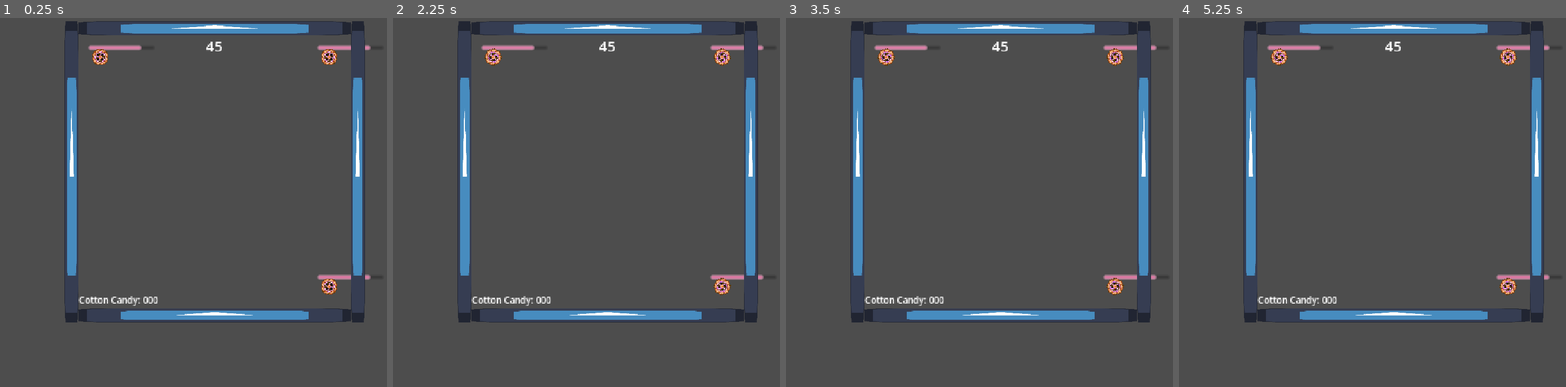
Above: before the commit, frames 1-4 (left to right).
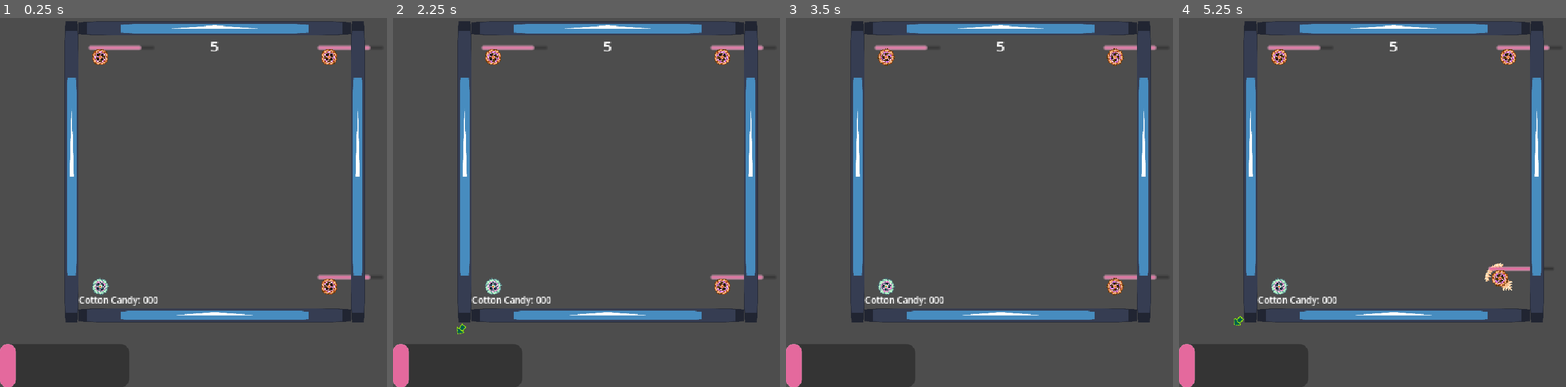
Above: after the commit, the same moments.

Repository: We-ALL-Play-Warthunder-Not-Just-Me/verySeriousSpinningCottonCandyGame
Game: Godot game, scene res://main_game.tscn
Two runs of this game, one before a commit and one after it. Both use one fixed random seed, a clock stepped at 60 frames per second and the inputs below. The engine's default icon, where the game draws it, is replaced by a stand-in: a white triangle on a blue panel in a dark square.
Inputs (mouse positions are in pixels of both pictures, inside the frame that each line leads up to):
- Up to frame 1 (0.25 s): no input
- Up to frame 2 (2.25 s): move the mouse to (702, 150) at 0.52 s; press the mouse at (702, 150) at 0.53 s; move the mouse to (520, 195) at 1.27 s; release the mouse at (520, 195) at 1.28 s; tap R at 1.35 s; tap Enter at 2 s; move the mouse to (652, 77) at 2.02 s; press the mouse at (652, 77) at 2.03 s
- Up to frame 3 (3.5 s): move the mouse to (979, 257) at 2.77 s; release the mouse at (979, 257) at 2.78 s; tap R at 2.85 s
- Up to frame 4 (5.25 s): tap Space at 3.5 s; move the mouse to (1523, 235) at 3.52 s; press the mouse at (1523, 235) at 3.53 s; move the mouse to (1264, 106) at 4.27 s; release the mouse at (1264, 106) at 4.28 s; tap R at 4.35 s; move the mouse to (1415, 172) at 5.02 s; press the mouse at (1415, 172) at 5.03 s

The runs differ from the first frame. In frame 1, 4.0% of the frame differs, in the area x 0-58%, y 6-100%; in frame 2, 4.4%; in frame 3, 4.0%; in frame 4, 4.8%, in the area x 0-99%, y 6-100%.

Commit message:
Dictionaries and Candy!
Making a way to temporarily store candy values for the round for the sake of having a "win" condition later to award the player with even more or less candy depending on how they do in the round. Also, added it in so that the values are displayed at the end. Up next is enemy respawning.

Diff:
--- a/Enemies/enemy.gd
+++ b/Enemies/enemy.gd
@@ -14,6 +14,7 @@
 var dash_time = 3
 var dash_countdown
 var can_dash = true
+var candy_multiplier = randi_range(1, 3)
 
 func _ready() -> void:
 	final_wait_time = randf_range(min_wait_time, max_wait_time)
@@ -50,8 +51,6 @@
 	var final_power = randi_range(min_power, max_power)
 	var force = (direction_to_target * final_power).limit_length(max_power)
 	self.apply_force(force * max_amplifier)
-	print(self.position.direction_to(target.position))
-	pass
 
 func pick_target():
 	var active_spinners = spinners.get_child_count()
@@ -60,5 +59,5 @@
 	if chosen_target.name == self.name:
 		pick_target()
 	else:
-		print(self.name," has chosen Target: ", chosen_target.name)
+		#print(self.name," has chosen Target: ", chosen_target.name)
 		launch_self(chosen_target)
--- a/Player/Player.tscn
+++ b/Player/Player.tscn
@@ -127,7 +127,7 @@
 [node name="HealthComponent" type="Node" parent="." unique_id=627178191]
 script = ExtResource("1_3qydi")
 MaxHp = 50
-CurrentHP = 25
+CurrentHP = 6
 HealthDecay = 2
 metadata/_custom_type_script = "uid://uflgtvyrjjt"
 
--- a/Player/player_rigid.gd
+++ b/Player/player_rigid.gd
@@ -6,6 +6,7 @@
 var max_power = 60
 var dash_time = 3
 var max_damage = 15
+var candy_multiplier
 @onready var draw_arrow = $VerySeriousArrows3
 @onready var health = $HealthComponent
 @onready var animations = $VerySeriousPlayer/PlayerAnimations
@@ -61,15 +62,15 @@
 
 		if health.CurrentHP > (health.MaxHp/2):
 			animations.play("PlayerSpinHigh")
-			candy_tracker.candy_multiplier = 3
+			candy_multiplier = 3
 			amplifier = max_amplifier
 		elif health.CurrentHP > (health.MaxHp/4):
 			animations.play("PlayerSpinMed")
-			candy_tracker.candy_multiplier = 2
+			candy_multiplier = 2
 			amplifier = (max_amplifier/2)
 		elif health.CurrentHP > 0:
 			animations.play("PlayerSpinLow")
-			candy_tracker.candy_multiplier = 1
+			candy_multiplier = 1
 			amplifier = (max_amplifier/4)
 		else:
 			animations.stop()
--- a/TestTimer.gd
+++ b/TestTimer.gd
@@ -3,13 +3,24 @@
 @onready var countdown = $Timer
 @onready var round_over_text = $Finished
 @onready var center_stage = get_node("/root/MainGame/CenterStage")
+@onready var test_text = $TestText
+@onready var candy_tracker = get_node("/root/MainGame/CottonCandyTracker")
+var final_text
 
 # Called every frame. 'delta' is the elapsed time since the previous frame.
-func _process(_delta: float) -> void:
+func _process(delta: float) -> void:
 	#print(countdown.time_left)
 	self.text = str(ceili(countdown.time_left))
 
+func calculate_scores():
+	final_text = "[b]FIN[/b]"
+	for player in candy_tracker.spinners_dictionary:
+		var score_candy = "\n" + player + " Candy: " + str(candy_tracker.spinners_dictionary[player])
+		final_text += score_candy
+	test_text.append_text(final_text)
+
 func round_end():
-	round_over_text.visible = true
 	center_stage.round_playing = false
-	pass
+	candy_tracker.get_child(0).set_one_shot(true)
+	await get_tree().create_timer(1.0).timeout
+	calculate_scores()
--- a/cotton_candy_tracker.gd
+++ b/cotton_candy_tracker.gd
@@ -4,13 +4,33 @@
 var candy_value = 1
 var final_candy = 0
 var candy_multiplier = 0
+var spinners_dictionary = {}
+@onready var spinners = get_node("../Spinners")
+@onready var spinners_children = spinners.get_children()
 #@onready var player = get_node("../Player")
 
+func create_dictionary_of_spinners():
+	for child in spinners_children:
+		var tag = child.name
+		spinners_dictionary.get_or_add(tag, 0)
+
+func _ready() -> void:
+	create_dictionary_of_spinners()
+
+func _process(delta: float) -> void:
+	spinners_children = spinners.get_children()
+
 func _on_candy_timer_timeout() -> void:
-	var add_candy = candy_value * candy_multiplier
-	final_candy += add_candy
+	add_candy()
+
+func add_candy():
+	for child in spinners_children:
+		if spinners_dictionary.has(child.name):
+			var add_candy = candy_value * child.candy_multiplier
+			spinners_dictionary[child.name] += add_candy
+	print(spinners_dictionary)
 	#print(final_candy)
-	self.text = "Cotton Candy: " + str(final_candy)
+	#self.text = "Cotton Candy: " + str(final_candy)
 
 func player_died():
 	candy_multiplier = 0
--- a/main_game.tscn
+++ b/main_game.tscn
@@ -2,6 +2,7 @@
 
 [ext_resource type="Script" uid="uid://b3mexmqks0wdv" path="res://center_stage.gd" id="1_2pltu"]
 [ext_resource type="Script" uid="uid://c2lkm3t8ksxn4" path="res://player_spawn_test.gd" id="1_l5ukw"]
+[ext_resource type="PackedScene" uid="uid://c1kjh2bp3nhq6" path="res://Player/Player.tscn" id="2_l5ukw"]
 [ext_resource type="PackedScene" uid="uid://byggay1shakk" path="res://Enemies/Enemy.tscn" id="4_6bm6p"]
 [ext_resource type="Script" uid="uid://dvg2qi60ngnjj" path="res://TestTimer.gd" id="4_dugkq"]
 [ext_resource type="AudioStream" uid="uid://xar8uhwh766e" path="res://Assets/Music/Very Serious Cotton Candy Making.wav" id="5_dugkq"]
@@ -15,22 +16,26 @@
 
 [node name="Spinners" type="Node" parent="." unique_id=1643844216]
 
-[node name="Enemy" parent="Spinners" unique_id=222236015 instance=ExtResource("4_6bm6p")]
+[node name="Jimby" parent="Spinners" unique_id=222236015 instance=ExtResource("4_6bm6p")]
 position = Vector2(128, -128)
 
-[node name="Enemy2" parent="Spinners" unique_id=876122978 instance=ExtResource("4_6bm6p")]
+[node name="Blue Tornado" parent="Spinners" unique_id=876122978 instance=ExtResource("4_6bm6p")]
 position = Vector2(128, 128)
 
-[node name="Enemy3" parent="Spinners" unique_id=1965795647 instance=ExtResource("4_6bm6p")]
+[node name="Nib" parent="Spinners" unique_id=1965795647 instance=ExtResource("4_6bm6p")]
 position = Vector2(-128, -128)
 
-[node name="PlayerSpawn" type="Node2D" parent="." unique_id=1170452474]
+[node name="Player" parent="Spinners" unique_id=817850568 instance=ExtResource("2_l5ukw")]
+position = Vector2(-128, 128)
+
+[node name="PlayerSpawn" type="Node2D" parent="." unique_id=1170452474 node_paths=PackedStringArray("player")]
 position = Vector2(-128, 128)
 script = ExtResource("1_l5ukw")
+player = NodePath("../Spinners/Player")
 
 [node name="Timer" type="Timer" parent="PlayerSpawn" unique_id=197971034]
+wait_time = 5.0
 one_shot = true
-autostart = true
 
 [node name="CenterStage" type="Node2D" parent="." unique_id=2022388985]
 script = ExtResource("1_2pltu")
@@ -49,7 +54,7 @@
 script = ExtResource("4_dugkq")
 
 [node name="Timer" type="Timer" parent="GameTime" unique_id=405559357]
-wait_time = 45.0
+wait_time = 5.0
 one_shot = true
 autostart = true
 
@@ -62,6 +67,16 @@
 offset_bottom = 196.0
 theme_override_font_sizes/font_size = 64
 text = "FIN"
+
+[node name="TestText" type="RichTextLabel" parent="GameTime" unique_id=10936920]
+layout_mode = 0
+offset_left = -128.0
+offset_right = 176.0
+offset_bottom = 304.0
+theme_override_font_sizes/bold_font_size = 64
+tab_size = 8
+horizontal_alignment = 1
+vertical_alignment = 1
 
 [node name="AudioStreamPlayer2D" type="AudioStreamPlayer2D" parent="." unique_id=1580899563]
 stream = ExtResource("5_dugkq")
--- a/player_spawn_test.gd
+++ b/player_spawn_test.gd
@@ -1,9 +1,10 @@
 extends Node2D
 
 @onready var new_player = preload("res://Player/Player.tscn")
+@onready var new_opponent = preload("res://Enemies/Enemy.tscn")
 @onready var spinners = get_node("../Spinners")
 @onready var timer = $Timer
-var player
+@export var player: Node2D
 var timer_max = 5
 
 func kill_player():
